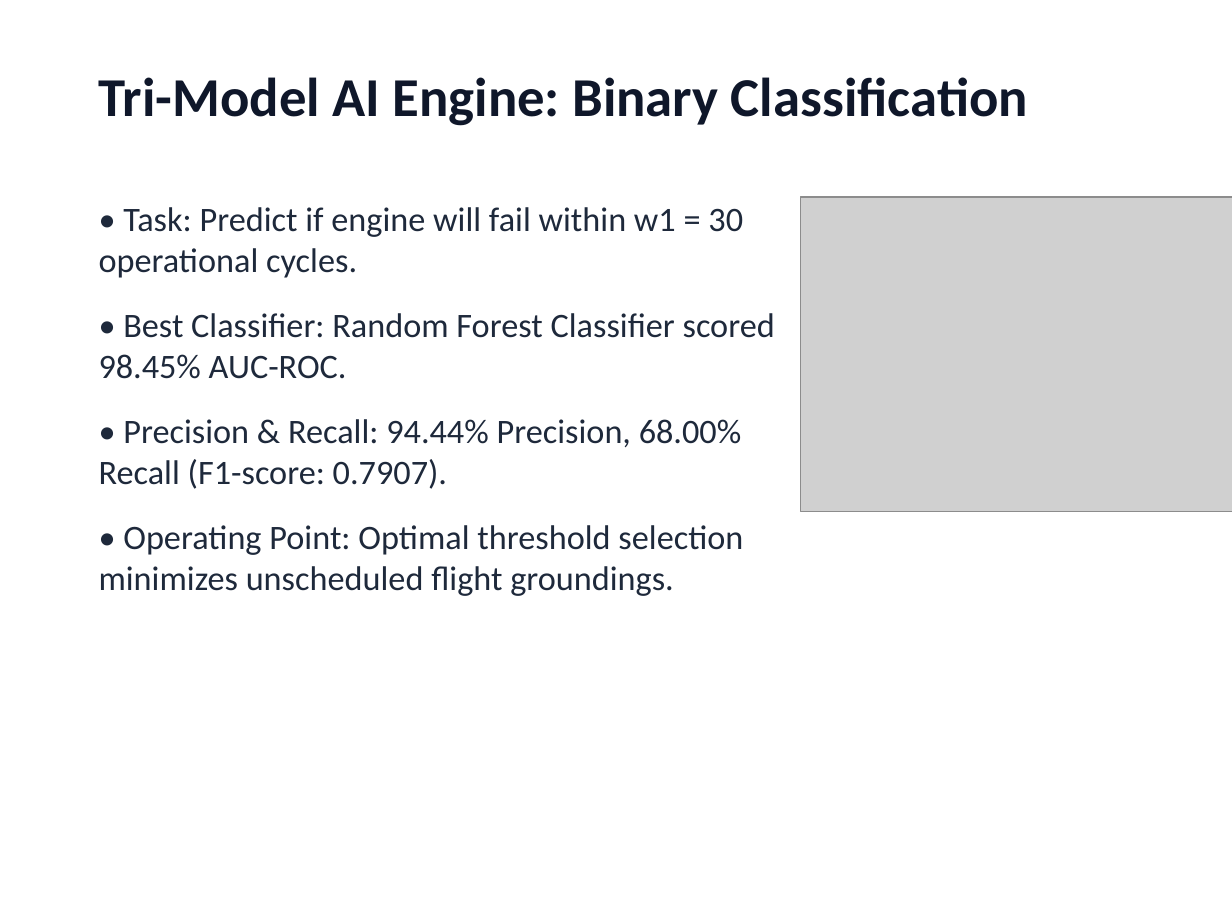
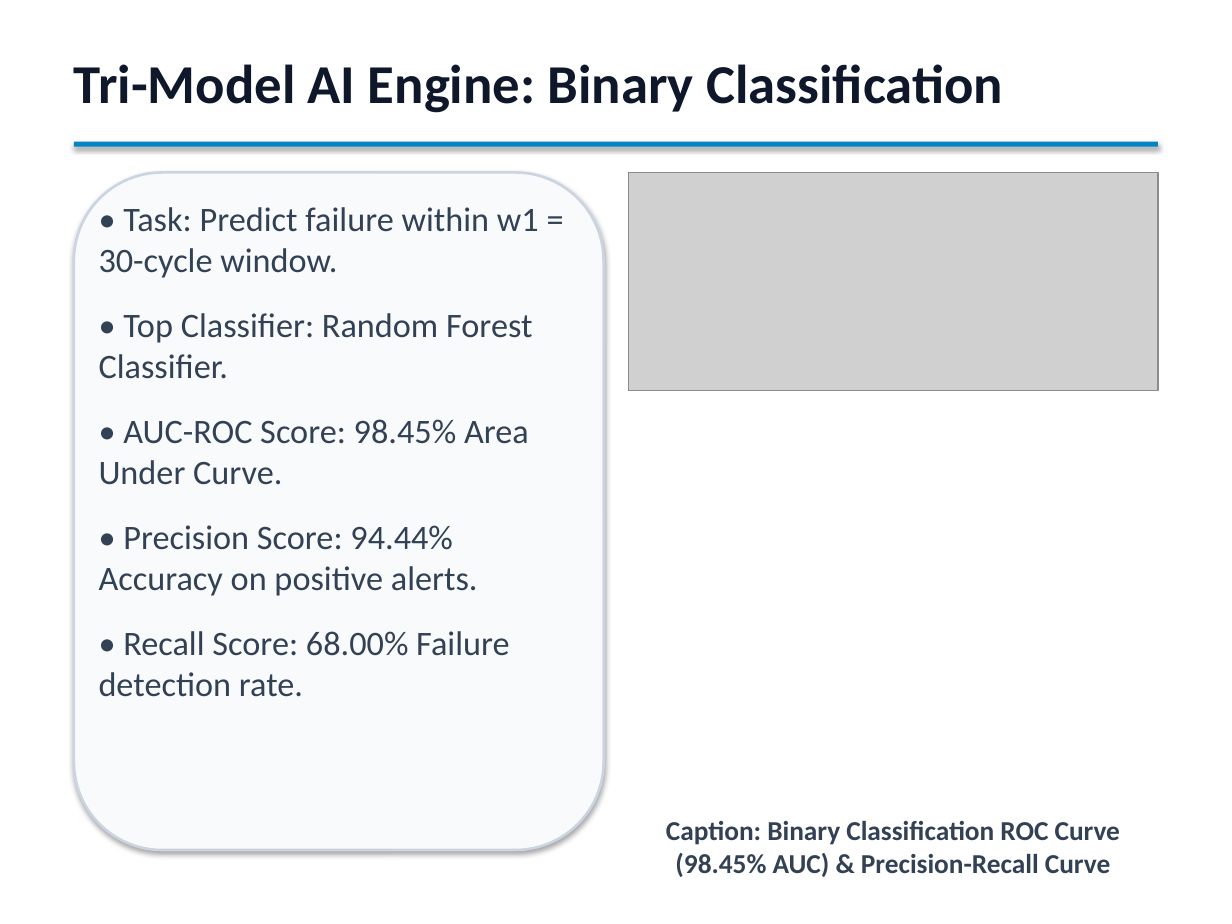
Before and after one commit to PiyushTiwari2051/Predictive-Master, a slide deck: slide 11 of Predictive_Maintenance_Internship_Presentation.pptx. Drawn at 1232x924 pixels with LibreOffice and Linux fonts; fonts in the diff are those of the drawing; grey boxes stand for pictures. Boxes give left, top, right and bottom in pixels: in the first picture for what was removed or moved away, otherwise in the second. Text is boxed around its words. In the diff, an @@ line names an element or a change of style, - is before the commit and + after.

```diff
--- a/Predictive_Maintenance_Internship_Presentation.pptx
+++ b/Predictive_Maintenance_Internship_Presentation.pptx
@@ text "Tri-Model AI Engine: Binary Classification": place and size @@
-text "Tri-Model AI Engine: Binary Classification" at box(99, 77, 1028, 126)
+text "Tri-Model AI Engine: Binary Classification" at box(74, 64, 1003, 113)
@@ rectangle added at box(74, 142, 1158, 147), fill #0284C7 @@
@@ rounded rectangle added at box(74, 172, 604, 850), fill #F8FAFC, outline #CBD5E1 1.5 pt @@
@@ picture: place and size @@
-picture at box(801, 197, 1232, 511)
+picture at box(628, 172, 1158, 391)
@@ text at box(99, 207, 539, 697): text changed; text colour #1E293B to #334155 @@
-• Task: Predict if engine will fail within w1 = 30 operational cycles.
-• Best Classifier: Random Forest Classifier scored 98.45% AUC-ROC.
-• Precision & Recall: 94.44% Precision, 68.00% Recall (F1-score: 0.7907).
-• Operating Point: Optimal threshold selection minimizes unscheduled flight groundings.
+• Task: Predict failure within w1 = 30-cycle window.
+• Top Classifier: Random Forest Classifier.
+• AUC-ROC Score: 98.45% Area Under Curve.
+• Precision Score: 94.44% Accuracy on positive alerts.
+• Recall Score: 68.00% Failure detection rate.
@@ text added at box(666, 821, 1120, 877), 16 pt, text #334155, bold @@
+Caption: Binary Classification ROC Curve (98.45% AUC) & Precision-Recall Curve
```
Also in this commit, not shown: 13 other slides changed, 2 slides added, 2 slides removed, 1 other file.
